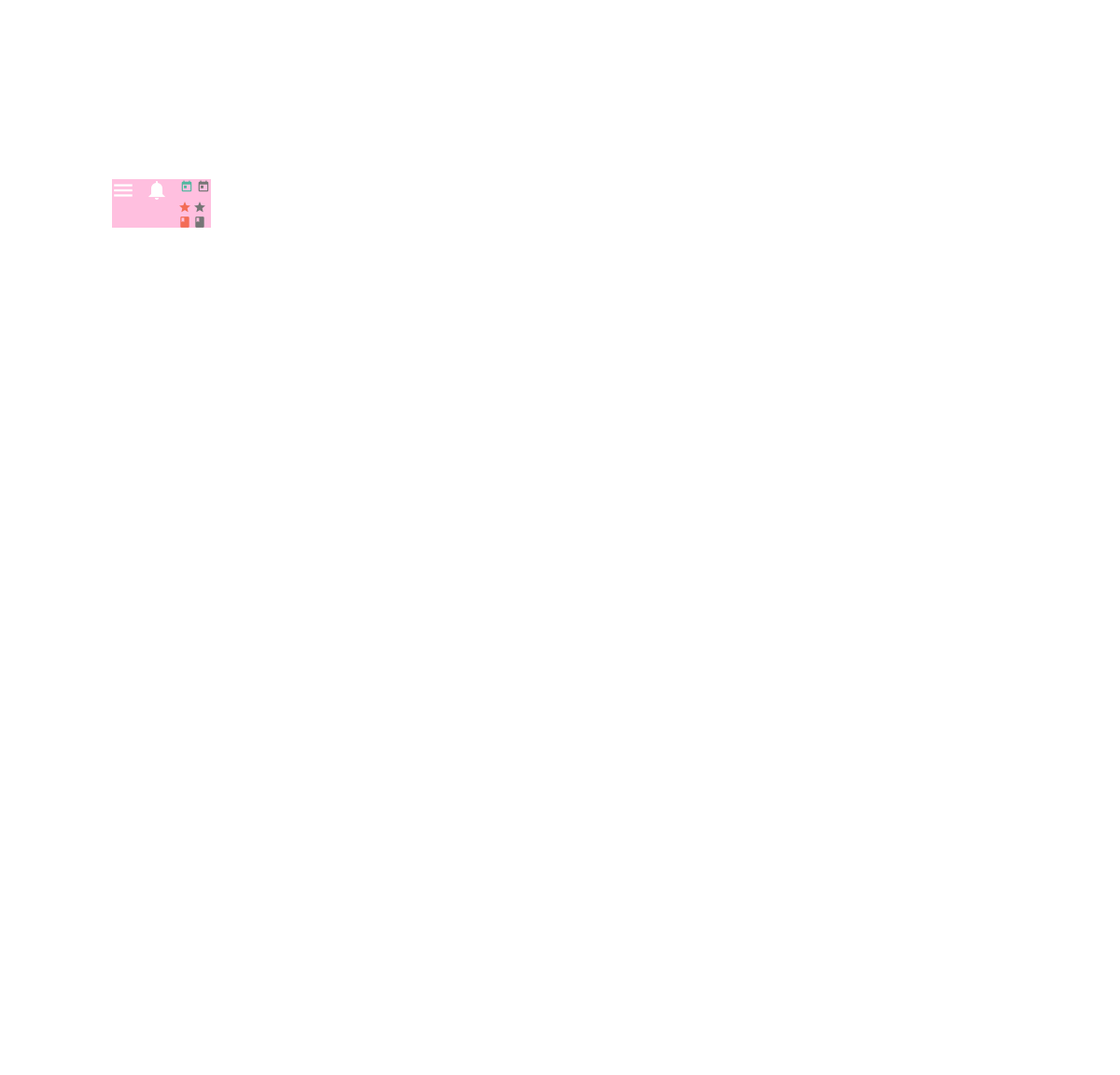
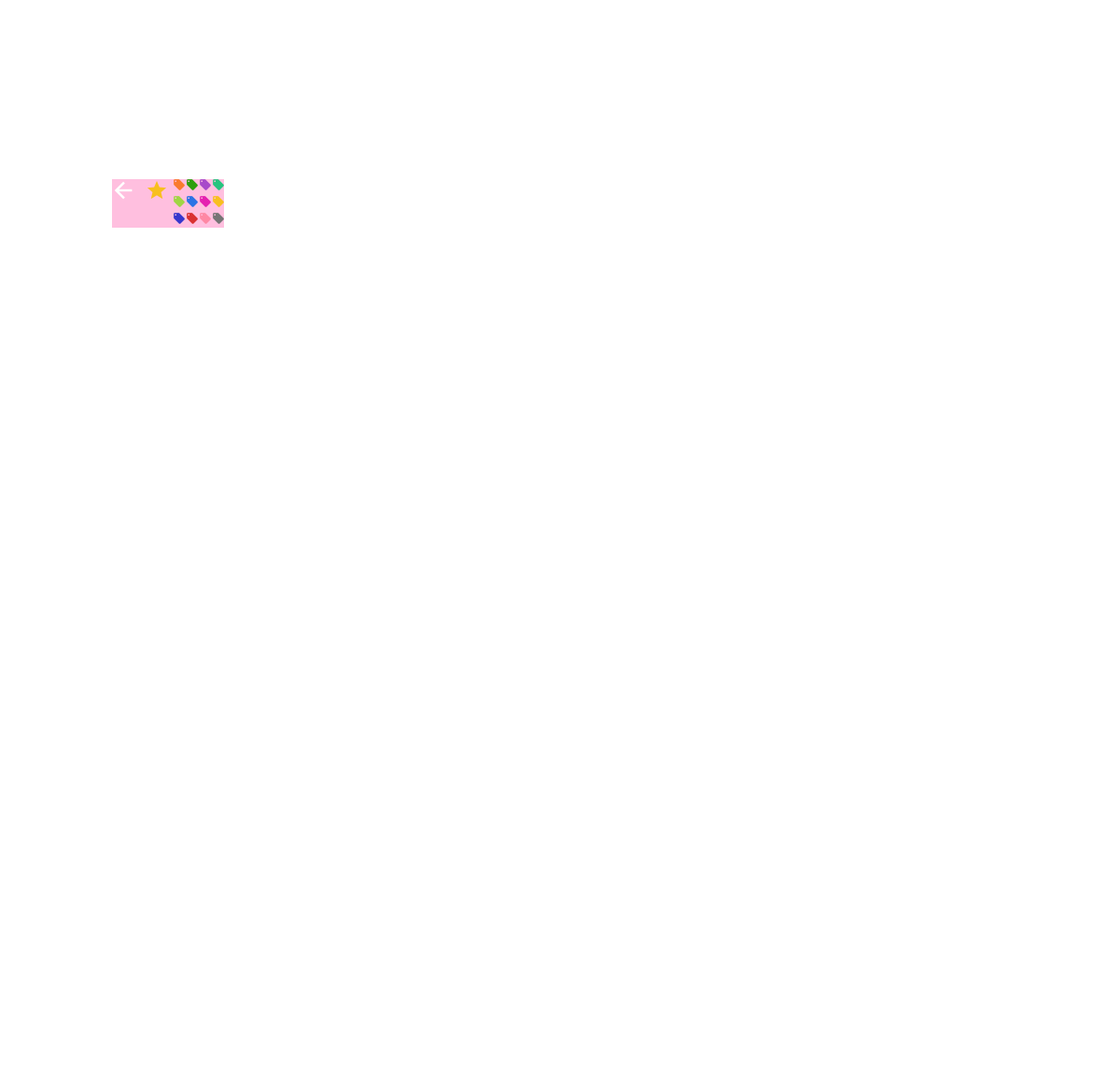
Two versions of the same layered image (1120×1075). Layer-by-layer changes:
added group "Notification_Tag_None" with 1 layers above "Notification_Tag_Yellow" over [212, 212, 224, 224]
added layer "tag" (1st of 12, in "Notification_Tag_None") in group "Notification_Tag_None" over [212, 212, 224, 224]
added group "Notification_Tag_Yellow" with 1 layers above "Notification_Tag_Cyan" over [212, 195, 224, 208]
added layer "tag" (2nd of 12, in "Notification_Tag_Yellow") in group "Notification_Tag_Yellow" over [212, 195, 224, 208]
added group "Notification_Tag_Peach" with 1 layers above "Notification_Tag_Purple" over [199, 195, 211, 208]
added layer "tag" (7th of 12, in "Notification_Tag_Peach") in group "Notification_Tag_Peach" over [199, 195, 211, 208]
added group "Notification_Tag_Blue" with 1 layers above "Notification_Tag_Lime" over [186, 195, 198, 208]
added layer "tag" (9th of 12, in "Notification_Tag_Blue") in group "Notification_Tag_Blue" over [186, 195, 198, 208]
added group "Notification_Tag_Lime" with 1 layers above "Notification_Tag_Green" over [173, 195, 185, 208]
added layer "tag" (10th of 12, in "Notification_Tag_Lime") in group "Notification_Tag_Lime" over [173, 195, 185, 208]
removed layer "bell" from group "Notification" over [148, 181, 166, 200]
moved "star" (in "Notification") into group "Notification", painted on it over [147, 181, 191, 213]
removed group "DashboardItem_Calendar_Grey" (1 layers) over [197, 180, 209, 193]
removed layer "calendar-today" (1st of 2, in "DashboardItem_Calendar_Grey") from group "DashboardItem_Calendar_Grey" over [197, 180, 209, 193]
removed group "DashboardItem_Calendar" (1 layers) over [181, 180, 193, 193]
removed layer "calendar-today" (2nd of 2, in "DashboardItem_Calendar") from group "DashboardItem_Calendar" over [181, 180, 193, 193]
renamed "menu" to "arrow-left", painted on it over [113, 181, 133, 200]
painted on "圖層 1" over [210, 179, 224, 228]
…and 19 more changes (13 added, 6 removed)
